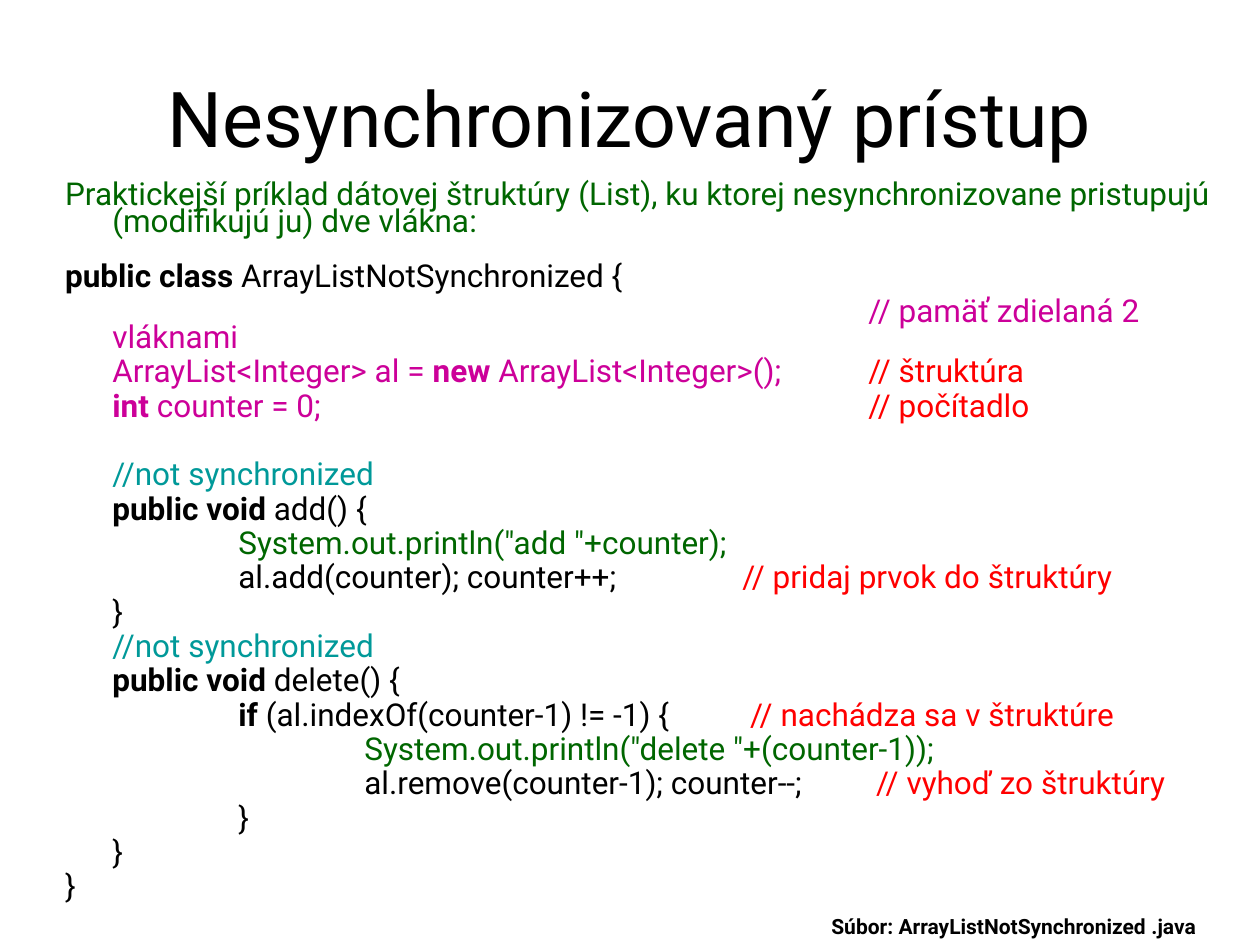
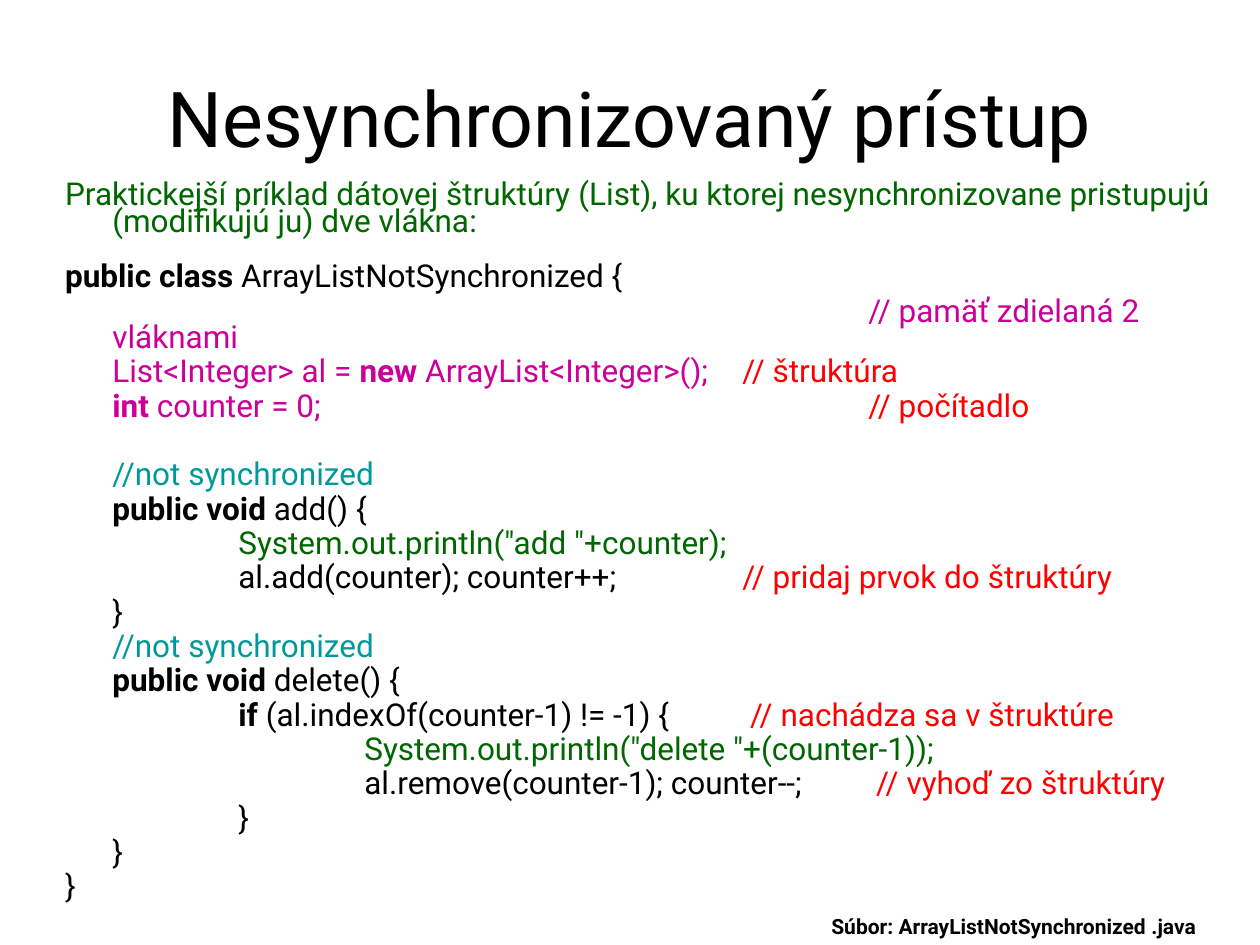
Before and after one commit to Programovanie4/Prednasky, a slide deck: slide 14 of 10/10_java.ppt. Drawn at 1260x945 pixels with LibreOffice and Linux fonts; fonts in the diff are those of the drawing. Boxes give left, top, right and bottom in pixels: in the first picture for what was removed or moved away, otherwise in the second. Text is boxed around its words. In the diff, an @@ line names an element or a change of style, - is before the commit and + after.

```diff
--- a/10/10_java.ppt
+++ b/10/10_java.ppt
@@ text at [112,357,708,389]: text changed @@
-ArrayList<Integer> al = new ArrayList<Integer>(); // štruktúra
+List<Integer> al = new ArrayList<Integer>(); // štruktúra
```
Also in this commit, not shown: 4 other slides changed, 3 other files.
